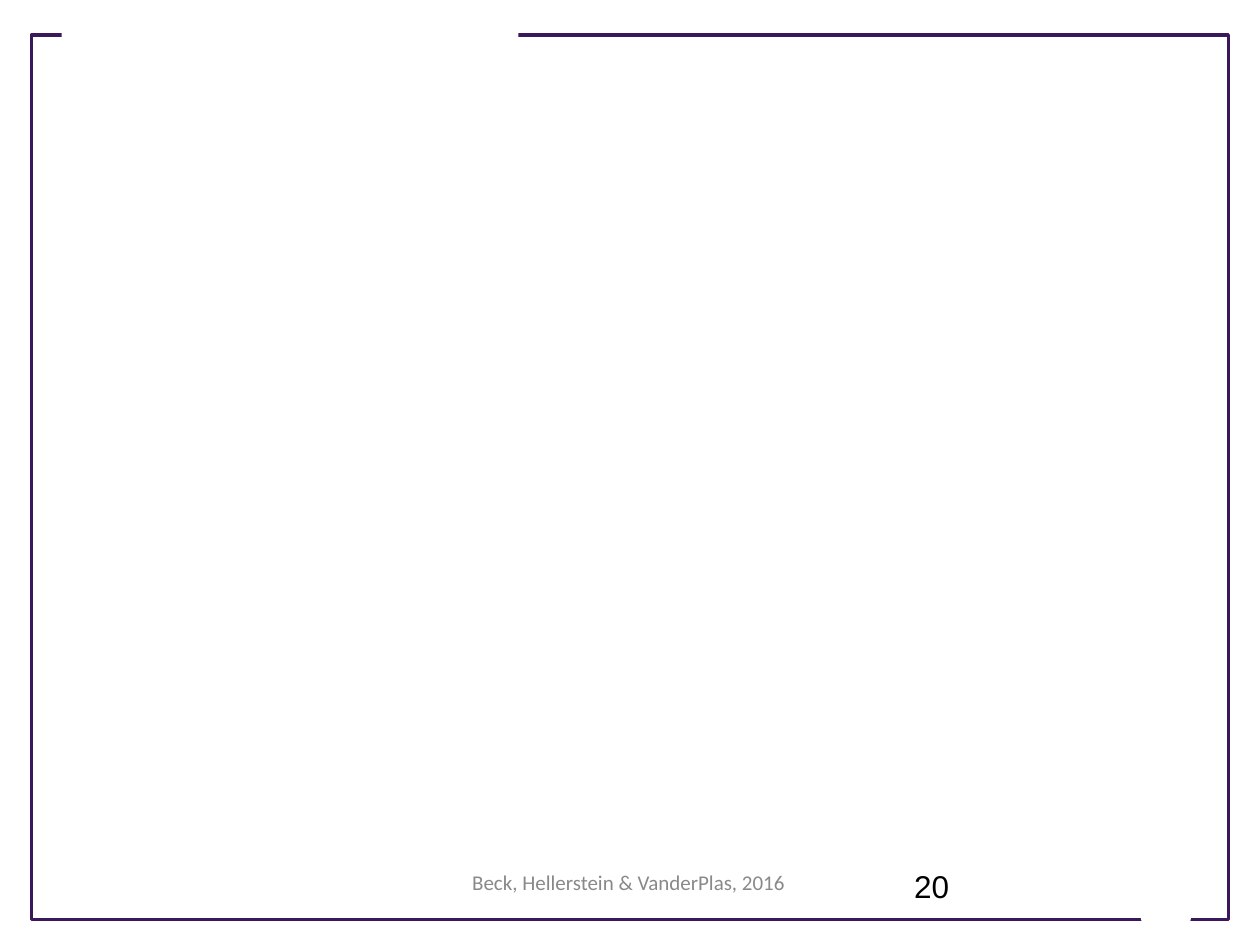
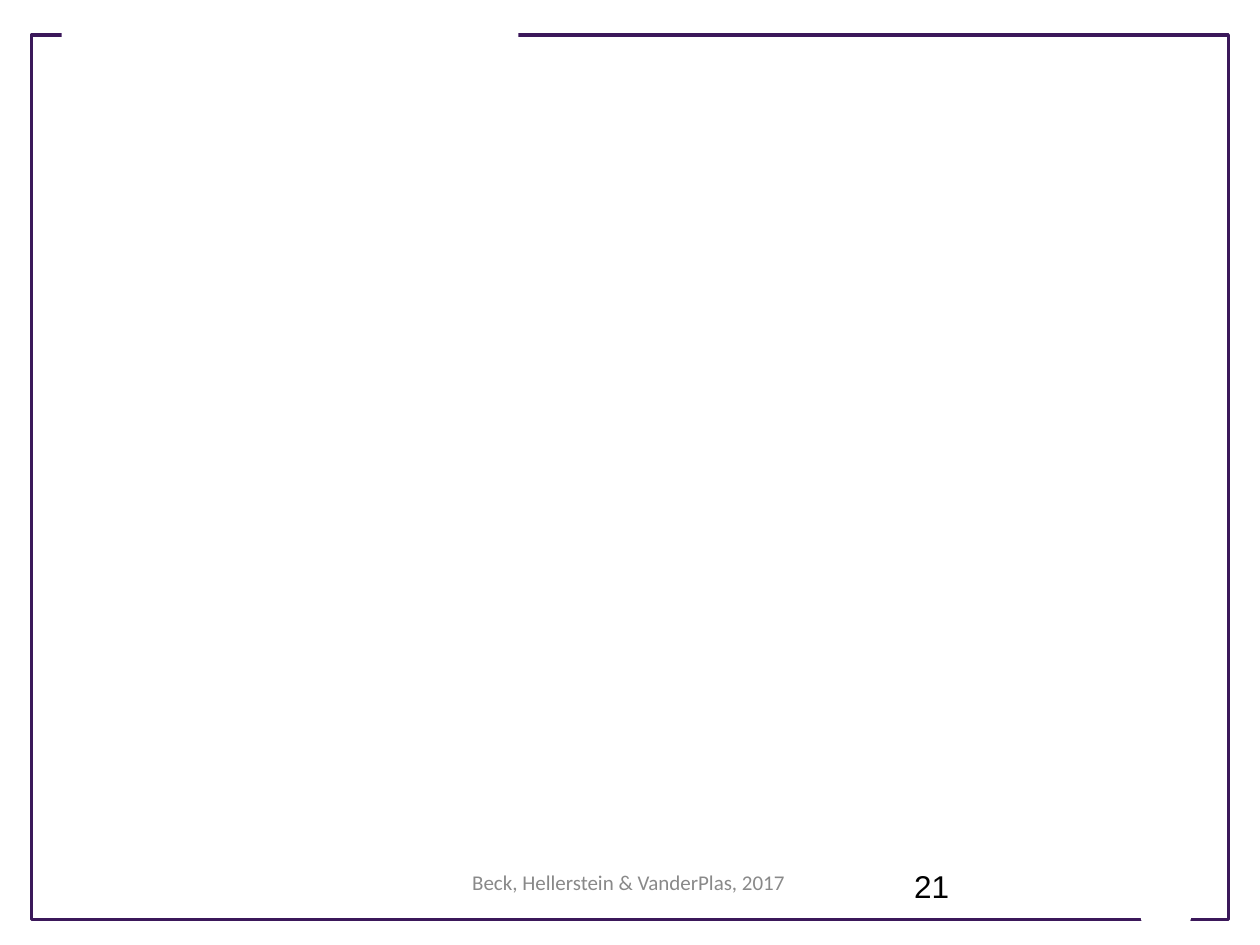
Before and after one commit to UWSEDS/LectureNotes, a slide deck: slide 21 of 03-Introduction-to-Version-Control,-part-1.pptx (slide 20 before the commit). Drawn at 1260x945 pixels with LibreOffice and Linux fonts; fonts in the diff are those of the drawing; background and template pictures are left out. Boxes give left, top, right and bottom in pixels: in the first picture for what was removed or moved away, otherwise in the second. Text is boxed around its words. In the diff, an @@ line names an element or a change of style, - is before the commit and + after.

```diff
--- a/03-Introduction-to-Version-Control,-part-1.pptx
+++ b/03-Introduction-to-Version-Control,-part-1.pptx
@@ text at (472,875,785,893): text changed @@
-Beck, Hellerstein & VanderPlas, 2016
+Beck, Hellerstein & VanderPlas, 2017
@@ page number at (914,876,949,898): text changed @@
-20
+21
```
Also in this commit, not shown: 22 other slides changed, 1 slide added.
